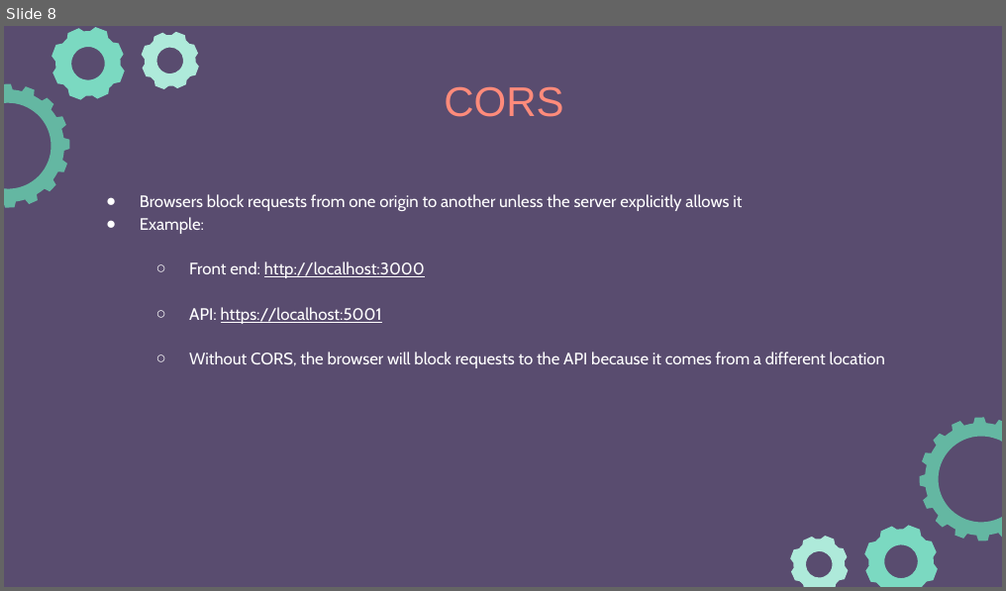
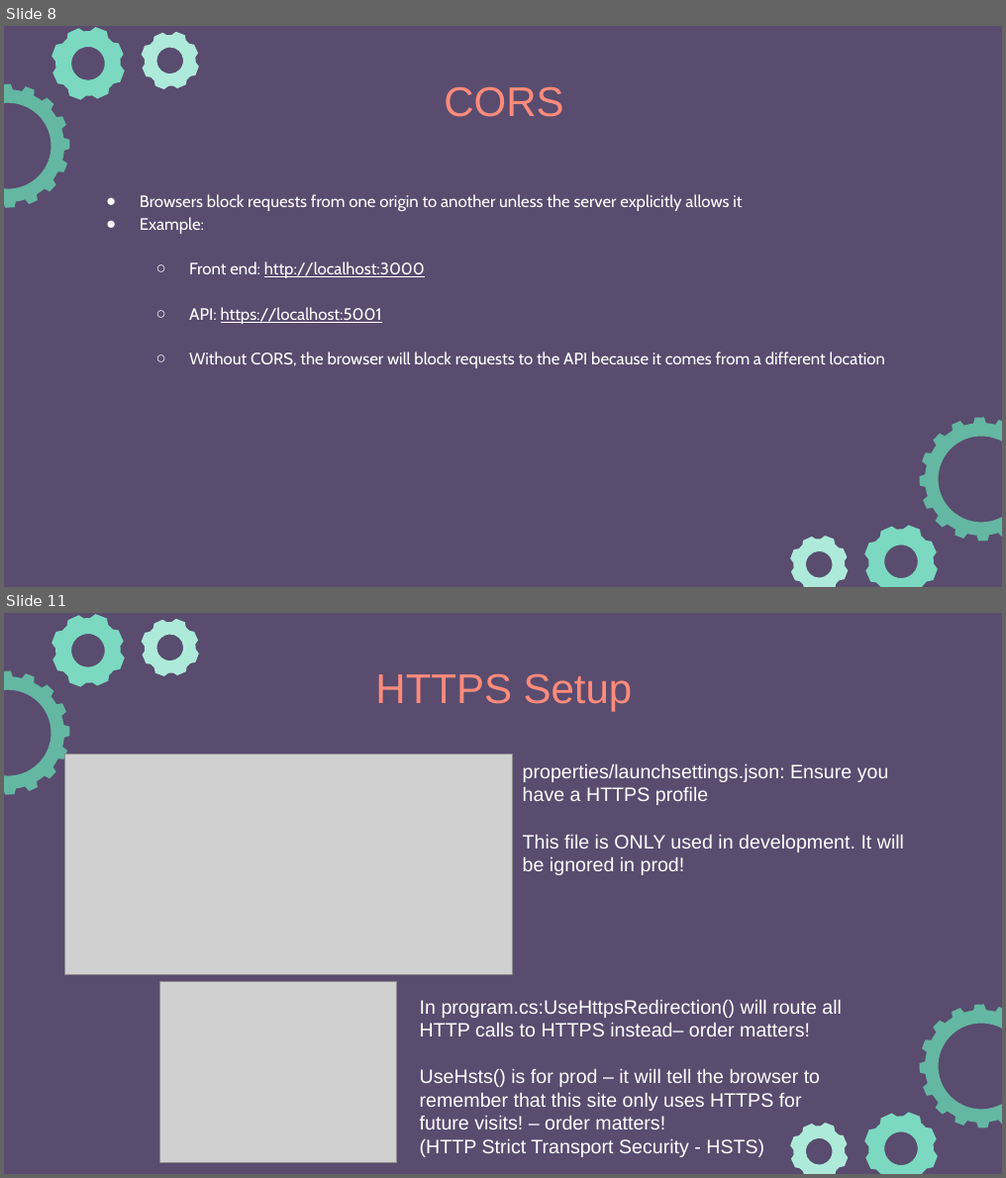
Before and after one commit to e-m-wilson/dotnet, a slide deck: Resources-Notes-Ppts/ASP-NET-Identity/ASPNET_Identity.pptx. Shown one above the other, each under a label of ours: slide 8 before the commit, slides 8 and 11 after it; the slides between them are not shown. The pictures are 1006x591 and 1006x1178 pixels, drawn with LibreOffice and Linux fonts; fonts in the diff are those of the drawing; grey boxes stand for pictures. Boxes give left, top, right and bottom in pixels: in the first picture for what was removed or moved away, otherwise in the second. Text is boxed around its words. In the diff, an @@ line names an element or a change of style, - is before the commit and + after.

```diff
--- a/Resources-Notes-Ppts/ASP-NET-Identity/ASPNET_Identity.pptx
+++ b/Resources-Notes-Ppts/ASP-NET-Identity/ASPNET_Identity.pptx
@@ slide 11 added at box(4, 613, 1002, 1174), background #594C6F; not listed: 6 template elements that a slide beside it also shows @@
@@ title added at box(375, 673, 633, 712), 30 pt, text #FF8B7B @@
+HTTPS Setup
@@ picture added at box(64, 755, 513, 975) @@
@@ text added at box(523, 764, 904, 875), 14 pt, text #FFFFFF @@
+properties/launchsettings.json: Ensure you have a HTTPS profile
+This file is ONLY used in development. It will be ignored in prod!
@@ picture added at box(159, 982, 396, 1163) @@
@@ text added at box(420, 1000, 842, 1157), 14 pt, text #FFFFFF @@
+In program.cs:UseHttpsRedirection() will route all HTTP calls to HTTPS instead– order matters!
+UseHsts() is for prod – it will tell the browser to remember that this site only uses HTTPS for future visits! – order matters!
+(HTTP Strict Transport Security - HSTS)
```
Also in this commit, not shown: 1 slide changed, 4 other slides added.
